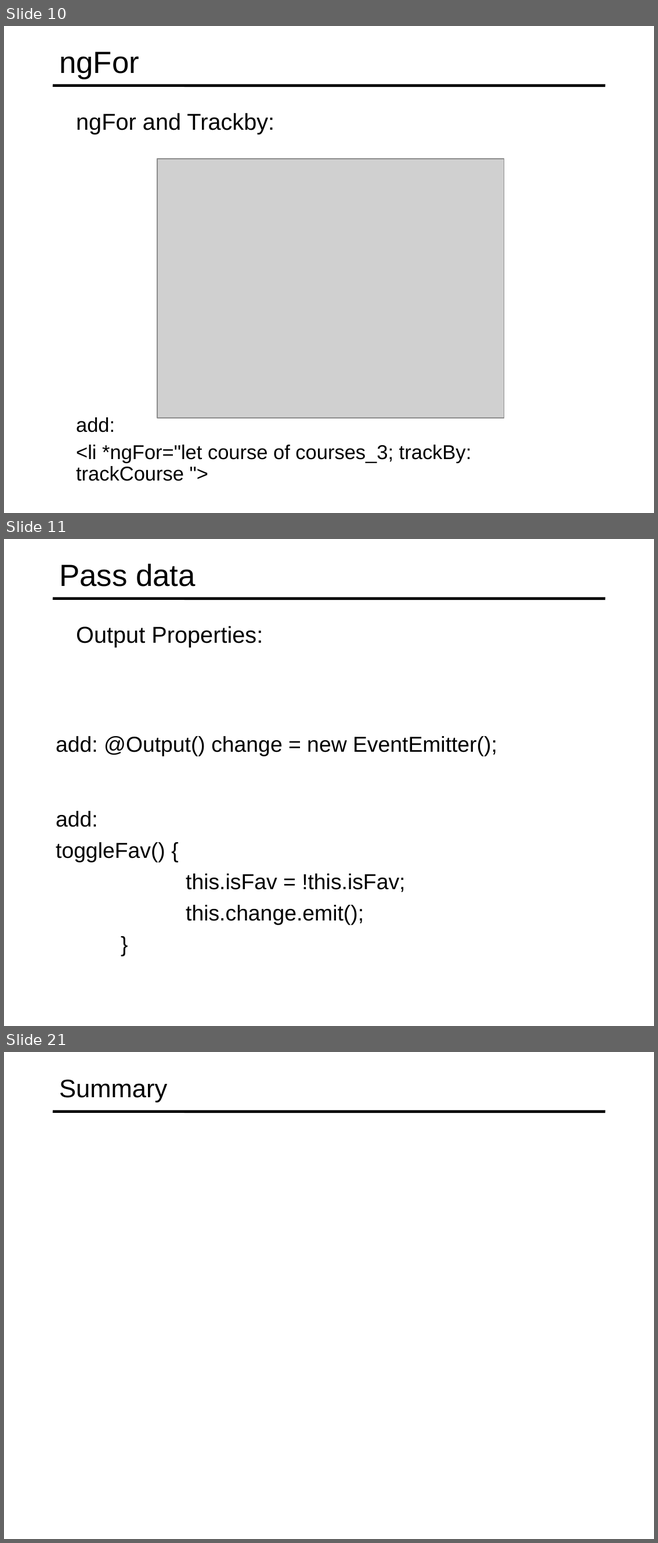
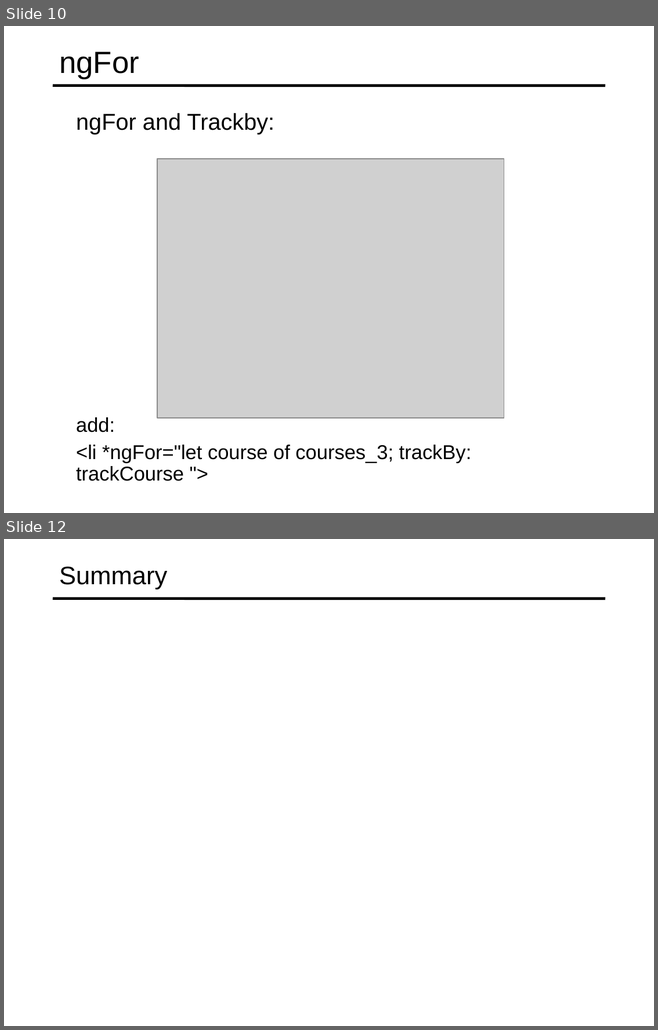
Before and after one commit to specter01wj/Jago_Link_Training, a slide deck: Angular/Angular7/Angular Advanced Course/Essentials/4.Directives/L4_Directives.ppt. Shown one above the other, each under a label of ours: slides 10, 11 and 21 before the commit, slides 10 and 12 after it; the slides between them are not shown. The pictures are 658x1543 and 658x1030 pixels, drawn with LibreOffice and Linux fonts; fonts in the diff are those of the drawing; grey boxes stand for pictures. Boxes give left, top, right and bottom in pixels: in the first picture for what was removed or moved away, otherwise in the second. Text is boxed around its words. In the diff, an @@ line names an element or a change of style, - is before the commit and + after.

```diff
--- a/Angular/Angular7/Angular Advanced Course/Essentials/4.Directives/L4_Directives.ppt
+++ b/Angular/Angular7/Angular Advanced Course/Essentials/4.Directives/L4_Directives.ppt
@@ slide 11 removed at bbox=[4, 539, 654, 1026], background #FFFFFF; not listed: 1 template element that a slide beside it also shows @@
@@ title removed at bbox=[59, 563, 195, 587] @@
-Pass data
@@ text removed at bbox=[76, 626, 263, 647] @@
-  Output Properties:
@@ text removed at bbox=[56, 736, 497, 756] @@
-  add: @Output() change = new EventEmitter();
@@ text removed at bbox=[56, 811, 405, 925] @@
-  add:
-  toggleFav() {
-  this.isFav = !this.isFav;
-  this.change.emit();
-  }
@@ what was slide 21 is now slide 12 @@
```
Also in this commit, not shown: 1 slide added, 9 other slides removed.
